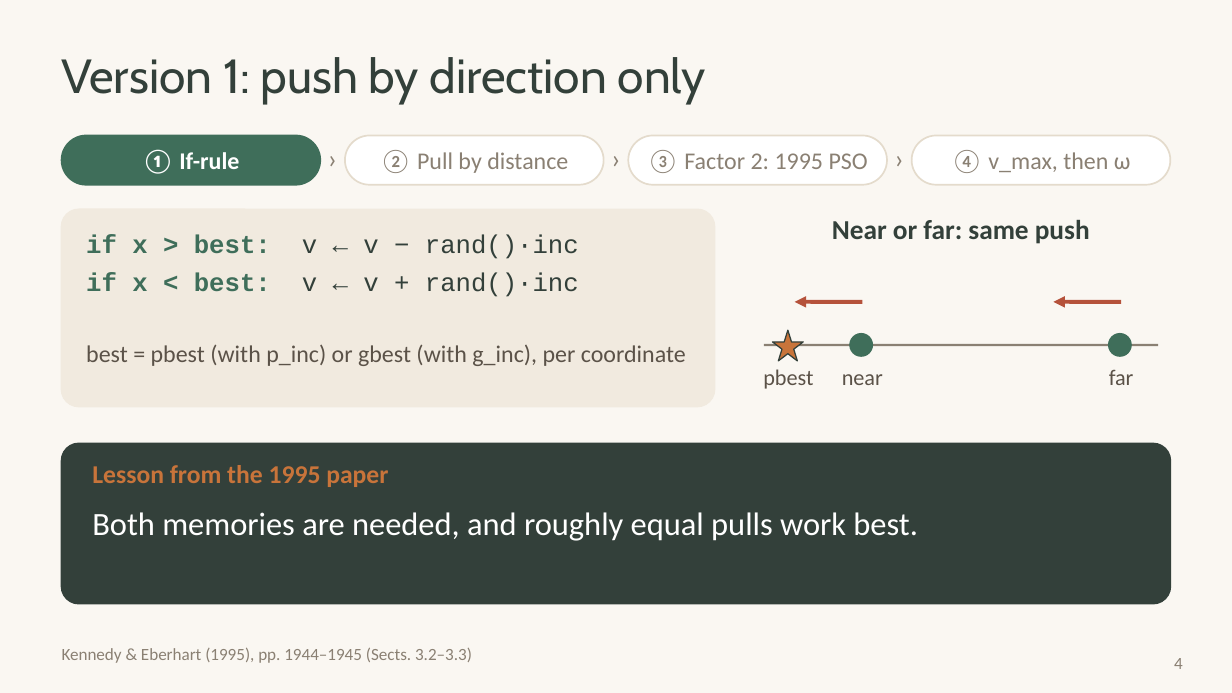
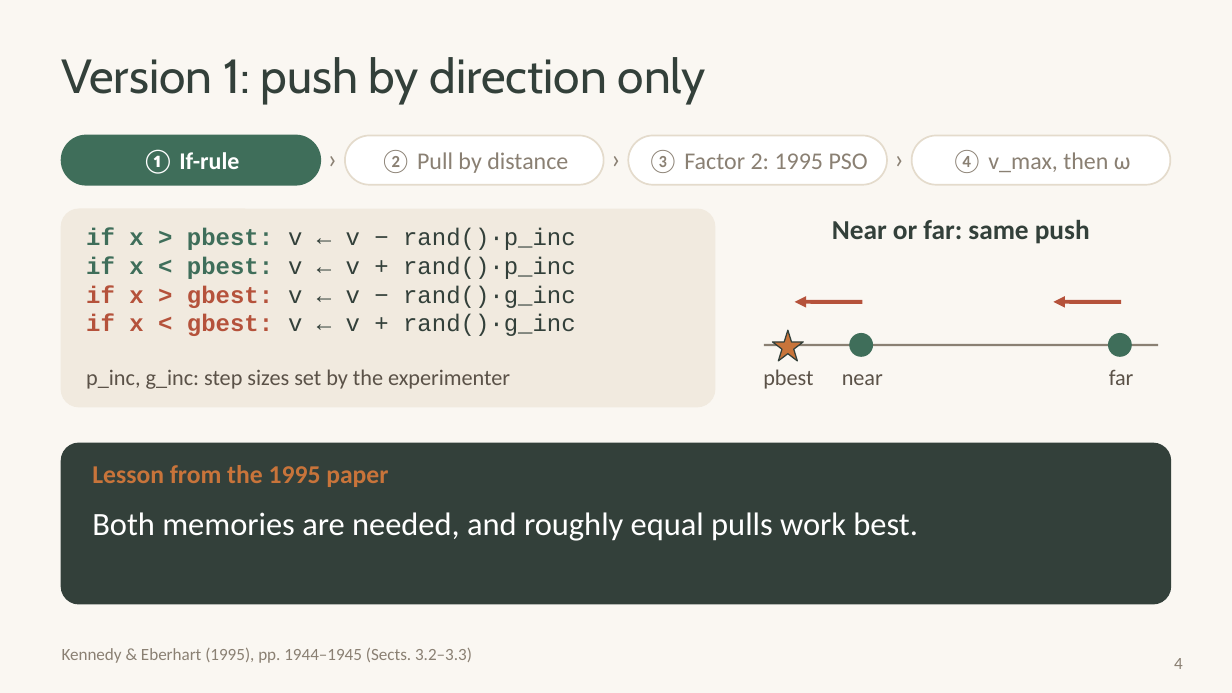
Before and after one commit to huynhhuuphucminh/Seminar-AI, a slide deck: slide 4 of slides/Slide_Seminar_PSO.pptx. Drawn at 1232x693 pixels with LibreOffice and Linux fonts; fonts in the diff are those of the drawing. Boxes give left, top, right and bottom in pixels: in the first picture for what was removed or moved away, otherwise in the second. Text is boxed around its words. In the diff, an @@ line names an element or a change of style, - is before the commit and + after.

```diff
--- a/slides/Slide_Seminar_PSO.pptx
+++ b/slides/Slide_Seminar_PSO.pptx
@@ text at (86,228,576,336): text changed; size 15 to 14 pt @@
-if x > best: v ← v − rand()·inc
-if x < best: v ← v + rand()·inc
+if x > pbest: v ← v − rand()·p_inc
+if x < pbest: v ← v + rand()·p_inc
+if x > gbest: v ← v − rand()·g_inc
+if x < gbest: v ← v + rand()·g_inc
@@ text at (86,369,510,389): text changed; size 14 to 13 pt @@
-best = pbest (with p_inc) or gbest (with g_inc), per coordinate
+p_inc, g_inc: step sizes set by the experimenter
```
Also in this commit, not shown: 2 other files.
